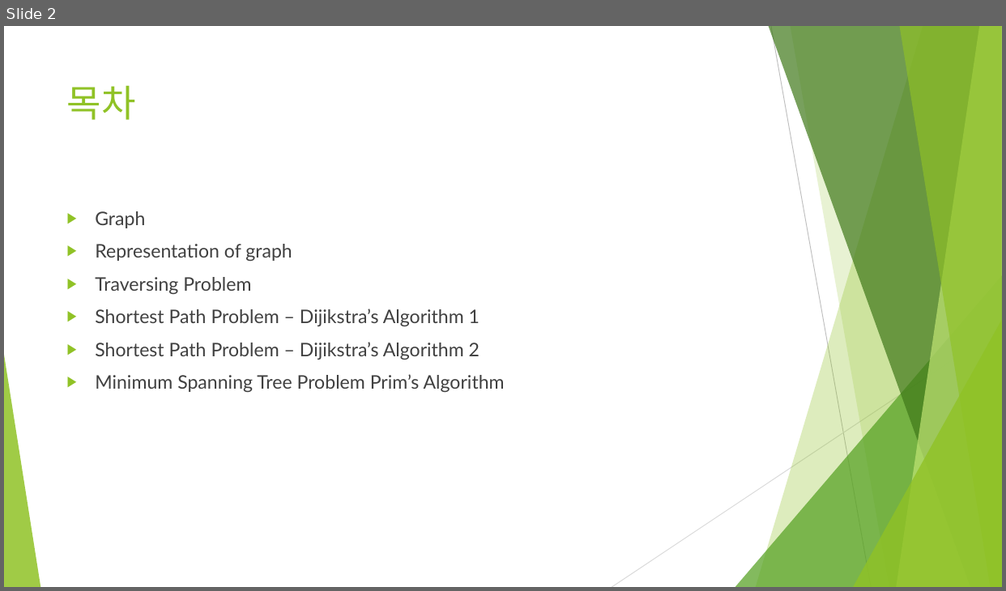
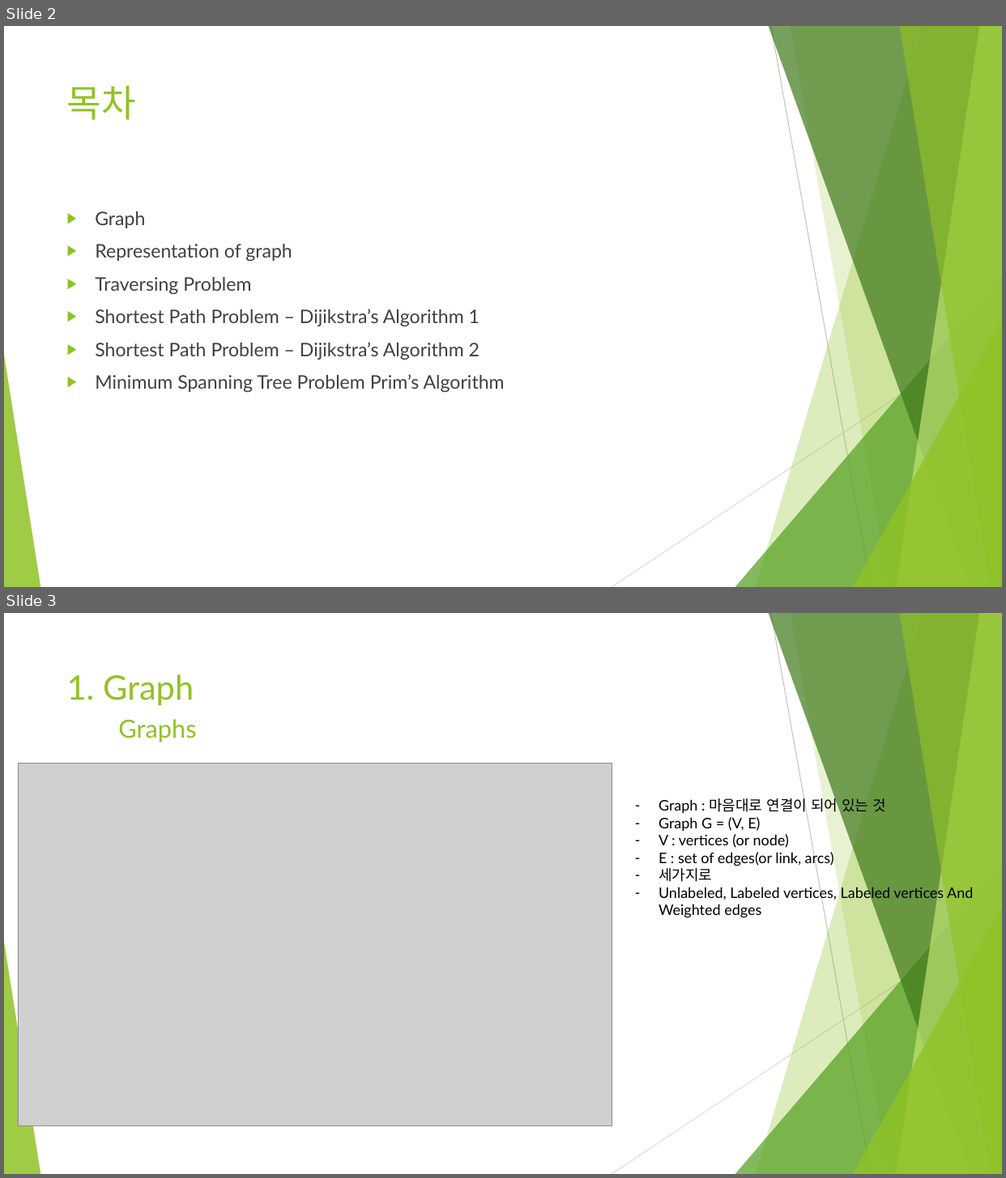
Before and after one commit to Heechul90/Data_Structure_and_Algorithms, a slide deck: 2. Non-Linear Structure, Optimiztion,and Algorithm/5/5. DataStructure & Algorithm 2.pptx. Shown one above the other, each under a label of ours: slide 2 before the commit, slides 2 and 3 after it. The pictures are 1006x591 and 1006x1178 pixels, drawn with LibreOffice and Linux fonts; fonts in the diff are those of the drawing; grey boxes stand for pictures. Boxes give left, top, right and bottom in pixels: in the first picture for what was removed or moved away, otherwise in the second. Text is boxed around its words. In the diff, an @@ line names an element or a change of style, - is before the commit and + after.

Commit message:
Graph

```diff
--- a/2. Non-Linear Structure, Optimiztion,and Algorithm/5/5. DataStructure & Algorithm 2.pptx
+++ b/2. Non-Linear Structure, Optimiztion,and Algorithm/5/5. DataStructure & Algorithm 2.pptx
@@ slide 3 added at [4, 613, 1002, 1174], background #FFFFFF; not listed: 10 template elements that a slide beside it also shows @@
@@ title added at [67, 675, 194, 705], 32.4 pt, text #90C226 @@
+1. Graph
@@ text added at [118, 719, 196, 743], 24 pt, text #90C226 @@
+Graphs
@@ picture added at [19, 763, 612, 1127] @@
@@ text added at [658, 796, 973, 918], 14 pt, text #000000 @@
+– Graph : 마음대로 연결이 되어 있는 것
+– Graph G = (V, E)
+– V : vertices (or node)
+– E : set of edges(or link, arcs)
+– 세가지로
+– Unlabeled, Labeled vertices, Labeled vertices And Weighted edges
```
Also in this commit, not shown: 1 slide changed, 8 other slides added, 1 slide removed.
